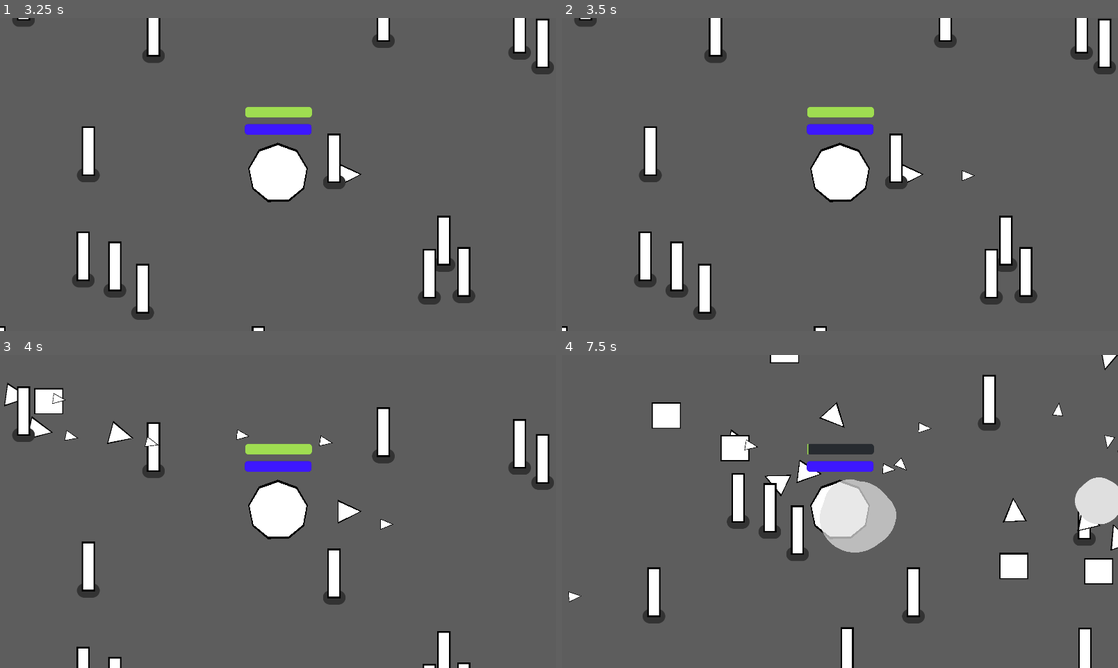
Above: before the commit, frames 1-4 (two rows, left to right).
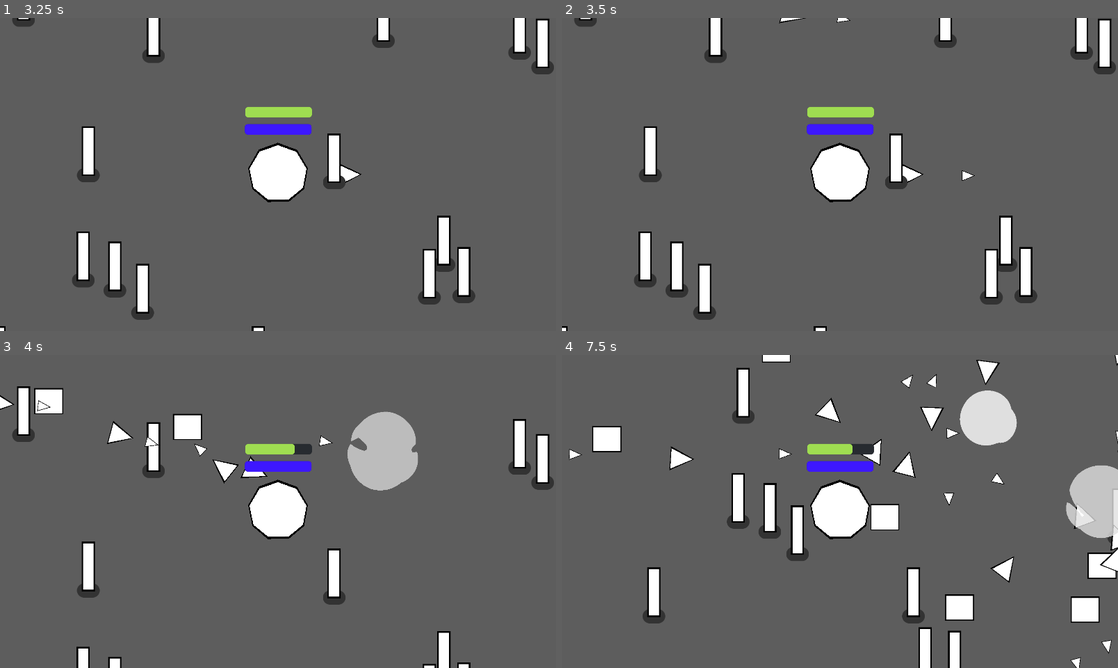
Above: after the commit, the same moments.

Repository: Alyosha-ctrl/foolJam2025
Game: Godot game, scene res://tower_survival.tscn
Two runs of this game, one before a commit and one after it. Both use one fixed random seed, a clock stepped at 60 frames per second and the inputs below.
Inputs:
- Up to frame 1 (3.25 s): hold D (move_right) 0.53-1.28 s; hold S (move_down) 1.28-2.03 s; hold D (move_right) 2.03-2.75 s; click "Restart" at 2.75 s
- Up to frame 2 (3.5 s): no input
- Up to frame 3 (4 s): hold W (move_up) from 3.53 s (still down)
- Up to frame 4 (7.5 s): release W (move_up) at 4.28 s; hold A (move_left) 4.28-5 s; click "Restart" at 5 s; hold A (move_left) 5.78-6.53 s; hold S (move_down) 6.53-7.28 s; hold D (move_right) from 7.28 s (still down)

Frame 1 is identical in both runs. In frame 2, less than 0.1% of the frame differs, in the area x 39-52%, y 0-2%; in frame 3, 3.9%; in frame 4, 12%, in the area x 1-100%, y 0-100%.

Commit message:
Git attributes and level up/stage up sounds and ui elements

Diff:
--- /dev/null
+++ b/music/audio_nodes/level_audio_node.tscn
@@ -0,0 +1,36 @@
+[gd_scene load_steps=8 format=3 uid="uid://i2p61tyn5ffy"]
+
+[ext_resource type="Script" uid="uid://31x6bfk1uoym" path="res://music/audio_scripts/level_audio_script.gd" id="1_gxs1o"]
+[ext_resource type="AudioStream" uid="uid://d11ai0n5glne3" path="res://music/audio_files/level_up/LV1.wav" id="2_wuvvv"]
+[ext_resource type="AudioStream" uid="uid://bmo2wwiqycpfo" path="res://music/audio_files/level_up/LV2.wav" id="3_a2lkh"]
+[ext_resource type="AudioStream" uid="uid://dq051gbqmdqjv" path="res://music/audio_files/level_up/LV3.wav" id="4_qgb0w"]
+[ext_resource type="AudioStream" uid="uid://bts5ajftqlkwk" path="res://music/audio_files/level_up/LV4.wav" id="5_ye2q2"]
+[ext_resource type="AudioStream" uid="uid://c0wwk3h1m86kq" path="res://music/audio_files/level_up/LV5.wav" id="6_vfdvu"]
+[ext_resource type="AudioStream" uid="uid://b7p2kn2dtd85i" path="res://music/audio_files/level_up/LV6.wav" id="7_qml7m"]
+
+[node name="LevelAudioNode" type="Node2D" node_paths=PackedStringArray("lv1", "lv2", "lv3", "lv4", "lv5", "lv6")]
+script = ExtResource("1_gxs1o")
+lv1 = NodePath("Lv1")
+lv2 = NodePath("Lv2")
+lv3 = NodePath("Lv3")
+lv4 = NodePath("Lv4")
+lv5 = NodePath("Lv5")
+lv6 = NodePath("Lv6")
+
+[node name="Lv1" type="AudioStreamPlayer" parent="."]
+stream = ExtResource("2_wuvvv")
+
+[node name="Lv2" type="AudioStreamPlayer" parent="."]
+stream = ExtResource("3_a2lkh")
+
+[node name="Lv3" type="AudioStreamPlayer" parent="."]
+stream = ExtResource("4_qgb0w")
+
+[node name="Lv4" type="AudioStreamPlayer" parent="."]
+stream = ExtResource("5_ye2q2")
+
+[node name="Lv5" type="AudioStreamPlayer" parent="."]
+stream = ExtResource("6_vfdvu")
+
+[node name="Lv6" type="AudioStreamPlayer" parent="."]
+stream = ExtResource("7_qml7m")
--- /dev/null
+++ b/music/audio_nodes/main_audio_node.tscn
@@ -0,0 +1,14 @@
+[gd_scene load_steps=4 format=3 uid="uid://cebkk3xvtraj4"]
+
+[ext_resource type="Script" uid="uid://dkqedk71gm3eb" path="res://music/audio_scripts/main_audio.gd" id="1_cv27k"]
+[ext_resource type="PackedScene" uid="uid://bi1mhpvm7exmh" path="res://music/audio_nodes/stage_audio_node.tscn" id="2_1xv6o"]
+[ext_resource type="PackedScene" uid="uid://i2p61tyn5ffy" path="res://music/audio_nodes/level_audio_node.tscn" id="2_wpnni"]
+
+[node name="MainAudioNode" type="Node2D" node_paths=PackedStringArray("level_node", "stage_node")]
+script = ExtResource("1_cv27k")
+level_node = NodePath("LevelAudioNode")
+stage_node = NodePath("StageAudioNode")
+
+[node name="StageAudioNode" parent="." instance=ExtResource("2_1xv6o")]
+
+[node name="LevelAudioNode" parent="." instance=ExtResource("2_wpnni")]
--- /dev/null
+++ b/music/audio_nodes/stage_audio_node.tscn
@@ -0,0 +1,11 @@
+[gd_scene load_steps=3 format=3 uid="uid://bi1mhpvm7exmh"]
+
+[ext_resource type="Script" uid="uid://bl338mndch6y6" path="res://music/audio_scripts/stage_audio_script.gd" id="1_b30tb"]
+[ext_resource type="AudioStream" uid="uid://bqbjx4m7eym5w" path="res://music/audio_files/stage_up/StageUp.wav" id="2_2qbkg"]
+
+[node name="StageAudioNode" type="Node2D" node_paths=PackedStringArray("stage_up")]
+script = ExtResource("1_b30tb")
+stage_up = NodePath("StageUp")
+
+[node name="StageUp" type="AudioStreamPlayer" parent="."]
+stream = ExtResource("2_2qbkg")
--- /dev/null
+++ b/music/audio_scripts/level_audio_script.gd
@@ -0,0 +1,25 @@
+class_name LevelAudioNode extends Node2D
+
+@export var lv1: AudioStreamPlayer
+@export var lv2: AudioStreamPlayer
+@export var lv3: AudioStreamPlayer
+@export var lv4: AudioStreamPlayer
+@export var lv5: AudioStreamPlayer
+@export var lv6: AudioStreamPlayer
+
+func play_level_up_sound(level_class: int) -> void:
+	match level_class:
+		0:
+			lv1.play()
+		1:
+			lv2.play()
+		2:
+			lv3.play()
+		3:
+			lv4.play()
+		4:
+			lv5.play()
+		5:
+			lv6.play()
+		_:
+			lv6.play()
--- /dev/null
+++ b/music/audio_scripts/main_audio.gd
@@ -0,0 +1,4 @@
+class_name PrimaryAudioNode extends Node2D
+
+@export var level_node: LevelAudioNode
+@export var stage_node: StageAudioNode
--- /dev/null
+++ b/music/audio_scripts/stage_audio_script.gd
@@ -0,0 +1,6 @@
+class_name StageAudioNode extends Node2D
+
+@export var stage_up: AudioStreamPlayer
+
+func play_stage_up_sound() -> void:
+	stage_up.play()
--- a/player.gd
+++ b/player.gd
@@ -1,4 +1,5 @@
 extends CharacterBody2D
+@export var lvl_up_screen: LevelUpScreen
 
 var actor_type : String = "player"
 
@@ -68,6 +69,8 @@
 		smoke.global_position = global_position
 		death.emit()
 
+		lvl_up_screen.process_mode = Node.PROCESS_MODE_DISABLED
+		get_tree().paused = true
 func multiply_stats(statMult):
 	strength*=statMult
 	grace*=statMult
@@ -95,10 +98,17 @@
 	%ProgressBar.value = 100*(health/max_health)
 
 func level_up():
+	lvl_up_screen.player_val_to_old_stats()
+
 	add_stats(stat_dist)
 	level += 1
 	if(level%10 == 0):
 		increase_stage()
+	else:
+		lvl_up_screen.show_lv_screen()
+
+	lvl_up_screen.player_val_to_new_stats()
+
 	print("Level Up")
 	print("Level: " + str(level))
 
@@ -106,4 +116,7 @@
 	multiply_stats((level/10) + 1)
 	#Multiplies the new stat distribution
 	stat_dist*=(level/10) + 1
+
+	lvl_up_screen.show_stage_screen()
+
 	print("Stage Increased")
--- a/tower_survival.gd
+++ b/tower_survival.gd
@@ -55,6 +55,8 @@
 
 func _on_restart_button_button_down() -> void:
 	%game_over_screen.visible = false
+	get_tree().paused = false
+	$level_up_screen.process_mode = Node.PROCESS_MODE_ALWAYS
 	get_tree().reload_current_scene()
 
 func _on_player_changed_speed() -> void:
--- a/tower_survival.tscn
+++ b/tower_survival.tscn
@@ -1,8 +1,11 @@
-[gd_scene load_steps=5 format=3 uid="uid://c4msthu2puely"]
+[gd_scene load_steps=8 format=3 uid="uid://c4msthu2puely"]
 
 [ext_resource type="PackedScene" uid="uid://jr86s26ll4l" path="res://player.tscn" id="1_bauih"]
 [ext_resource type="Script" uid="uid://bs6xgcq4r3cwj" path="res://tower_survival.gd" id="1_wghd7"]
+[ext_resource type="PackedScene" uid="uid://bs0ndmavguhjt" path="res://ui/level_up_ui/level_up_screen.tscn" id="2_od0vt"]
+[ext_resource type="PackedScene" uid="uid://cebkk3xvtraj4" path="res://music/audio_nodes/main_audio_node.tscn" id="2_on220"]
 [ext_resource type="PackedScene" uid="uid://dgt6u56l0ew47" path="res://pillar.tscn" id="2_qe1ew"]
+[ext_resource type="PackedScene" uid="uid://c77e14ah7wv7x" path="res://ui/stage_up_ui/stage_up_screen.tscn" id="5_tqqor"]
 
 [sub_resource type="Curve2D" id="Curve2D_od0vt"]
 _data = {
@@ -13,6 +16,8 @@
 [node name="Game" type="Node2D"]
 y_sort_enabled = true
 script = ExtResource("1_wghd7")
+
+[node name="MainAudioNode" parent="." instance=ExtResource("2_on220")]
 
 [node name="CanvasLayer" type="CanvasLayer" parent="."]
 layer = -1
@@ -24,9 +29,10 @@
 offset_bottom = 1085.0
 color = Color(0.366595, 0.366595, 0.366595, 1)
 
-[node name="Player" parent="." instance=ExtResource("1_bauih")]
+[node name="Player" parent="." node_paths=PackedStringArray("lvl_up_screen") instance=ExtResource("1_bauih")]
 unique_name_in_owner = true
 position = Vector2(830, 519)
+lvl_up_screen = NodePath("../level_up_screen/LevelUpScreen")
 
 [node name="Path2D" type="Path2D" parent="Player"]
 unique_name_in_owner = true
@@ -97,8 +103,23 @@
 wait_time = 0.25
 autostart = true
 
+[node name="stage_up_screen" type="CanvasLayer" parent="."]
+
+[node name="StageUpScreen" parent="stage_up_screen" node_paths=PackedStringArray("primary_audio_node") instance=ExtResource("5_tqqor")]
+visible = false
+primary_audio_node = NodePath("../../MainAudioNode")
+
+[node name="level_up_screen" type="CanvasLayer" parent="."]
+
+[node name="LevelUpScreen" parent="level_up_screen" node_paths=PackedStringArray("player", "primary_audio_node") instance=ExtResource("2_od0vt")]
+visible = false
+player = NodePath("../../Player")
+primary_audio_node = NodePath("../../MainAudioNode")
+
 [node name="game_over_screen" type="CanvasLayer" parent="."]
 unique_name_in_owner = true
+process_mode = 3
+process_priority = 1
 visible = false
 
 [node name="ColorRect" type="ColorRect" parent="game_over_screen"]
--- /dev/null
+++ b/ui/level_up_ui/level_up_screen.gd
@@ -0,0 +1,142 @@
+class_name LevelUpScreen extends Control
+
+@export var player: CharacterBody2D
+@export var primary_audio_node: PrimaryAudioNode
+@export var stage_up_container: VBoxContainer
+@export var stage_up_screen: StageUpScreen
+
+@export var lv_old_label: Label
+@export var lv_new_label: Label
+@export var str_old_label: Label
+@export var str_new_label: Label
+@export var gra_old_label: Label
+@export var gra_new_label: Label
+@export var pow_old_label: Label
+@export var pow_new_label: Label
+@export var con_old_label: Label
+@export var con_new_label: Label
+@export var def_old_label: Label
+@export var def_new_label: Label
+@export var hp_old_label: Label
+@export var hp_new_label: Label
+@export var qi_old_label: Label
+@export var qi_new_label: Label
+
+var level: int:
+	set(new_value):
+		level = new_value
+		lv_old_label.text = (str(level) + " -> ")
+var strength: float:
+	set(new_value):
+		strength = new_value
+		str_old_label.text = (str(strength) + " -> ")
+var grace: float:
+	set(new_value):
+		grace = new_value
+		gra_old_label.text = (str(grace) + " -> ")
+var power: float:
+	set(new_value):
+		power = new_value
+		pow_old_label.text = (str(power) + " -> ")
+var control: float:
+	set(new_value):
+		control = new_value
+		con_old_label.text = (str(control) + " -> ")
+var defense: float:
+	set(new_value):
+		defense = new_value
+		def_old_label.text = (str(defense) + " -> ")
+var max_health: float:
+	set(new_value):
+		max_health = new_value
+		hp_old_label.text = (str(max_health) + " -> ")
+var max_qi: float:
+	set(new_value):
+		max_qi = new_value
+		qi_old_label.text = (str(max_qi) + " -> ")
+var new_level: int:
+	set(new_value):
+		new_level = new_value
+		lv_new_label.text = (str(new_level))
+var new_strength: float:
+	set(new_value):
+		new_strength = new_value
+		str_new_label.text = (str(new_strength))
+var new_grace: float:
+	set(new_value):
+		new_grace = new_value
+		gra_new_label.text = (str(new_grace))
+var new_power: float:
+	set(new_value):
+		new_power = new_value
+		pow_new_label.text = (str(new_power))
+var new_control: float:
+	set(new_value):
+		new_control = new_value
+		con_new_label.text = (str(new_control))
+var new_defense: float:
+	set(new_value):
+		new_defense = new_value
+		def_new_label.text = (str(new_defense))
+var new_max_health: float:
+	set(new_value):
+		new_max_health = new_value
+		hp_new_label.text = (str(new_max_health))
+var new_max_qi: float:
+	set(new_value):
+		new_max_qi = new_value
+		qi_new_label.text = (str(new_max_qi))
+
+
+
+func _ready() -> void:
+	hide_lv_screen()
+	self_modulate.a = 0
+
+
+func player_val_to_new_stats() -> void:
+	if(player.actor_type == "player"):
+		new_level = player.level
+		new_strength = player.strength
+		new_grace = player.grace
+		new_power = player.power
+		new_control = player.control
+		new_defense = player.defense
+		new_max_health = player.max_health
+		new_max_qi = player.max_qi
+
+func player_val_to_old_stats() -> void:
+	if(player.actor_type == "player"):
+		level = player.level
+		strength = player.strength
+		grace = player.grace
+		power = player.power
+		control = player.control
+		defense = player.defense
+		max_health = player.max_health
+		max_qi = player.max_qi
+
+func play_level_up_audio() -> void:
+	primary_audio_node.level_node.play_level_up_sound(floor(float(player.level)/10))
+
+func hide_lv_screen() -> void:
+	self.visible = false
+	get_tree().paused = false
+
+func show_lv_screen() -> void:
+	self.process_mode = Node.PROCESS_MODE_ALWAYS
+	self.visible = true
+	stage_up_container.visible = false
+	get_tree().paused = true
+	play_level_up_audio()
+
+func show_stage_screen() -> void:
+	self.process_mode = Node.PROCESS_MODE_ALWAYS
+	self.visible = true
+	stage_up_container.visible = true
+	stage_up_screen.increment_stage()
+	get_tree().paused = true
+	primary_audio_node.stage_node.play_stage_up_sound()
+
+func _on_continue_button_pressed() -> void:
+	hide_lv_screen()
--- /dev/null
+++ b/ui/level_up_ui/level_up_screen.tscn
@@ -0,0 +1,241 @@
+[gd_scene load_steps=3 format=3 uid="uid://bs0ndmavguhjt"]
+
+[ext_resource type="Script" uid="uid://bhahthbrxvo8b" path="res://ui/level_up_ui/level_up_screen.gd" id="1_nsbu3"]
+[ext_resource type="PackedScene" uid="uid://c77e14ah7wv7x" path="res://ui/stage_up_ui/stage_up_screen.tscn" id="2_7l22l"]
+
+[node name="LevelUpScreen" type="Control" node_paths=PackedStringArray("stage_up_container", "stage_up_screen", "lv_old_label", "lv_new_label", "str_old_label", "str_new_label", "gra_old_label", "gra_new_label", "pow_old_label", "pow_new_label", "con_old_label", "con_new_label", "def_old_label", "def_new_label", "hp_old_label", "hp_new_label", "qi_old_label", "qi_new_label")]
+process_mode = 3
+layout_mode = 3
+anchors_preset = 15
+anchor_right = 1.0
+anchor_bottom = 1.0
+grow_horizontal = 2
+grow_vertical = 2
+script = ExtResource("1_nsbu3")
+stage_up_container = NodePath("Panel/VBoxContainer/HBoxContainer/StageUpContainer")
+stage_up_screen = NodePath("Panel/VBoxContainer/HBoxContainer/StageUpContainer/StageUpScreen")
+lv_old_label = NodePath("Panel/VBoxContainer/HBoxContainer/VBoxContainer/HBoxContainer/OldLV")
+lv_new_label = NodePath("Panel/VBoxContainer/HBoxContainer/VBoxContainer/HBoxContainer/NewLV")
+str_old_label = NodePath("Panel/VBoxContainer/HBoxContainer/VBoxContainer/STRHBox/StrengthOld")
+str_new_label = NodePath("Panel/VBoxContainer/HBoxContainer/VBoxContainer/STRHBox/StrengthNew")
+gra_old_label = NodePath("Panel/VBoxContainer/HBoxContainer/VBoxContainer/GRAHBox/GraceOld")
+gra_new_label = NodePath("Panel/VBoxContainer/HBoxContainer/VBoxContainer/GRAHBox/GraceNew")
+pow_old_label = NodePath("Panel/VBoxContainer/HBoxContainer/VBoxContainer/POWHBox/PowerOld")
+pow_new_label = NodePath("Panel/VBoxContainer/HBoxContainer/VBoxContainer/POWHBox/PowerNew")
+con_old_label = NodePath("Panel/VBoxContainer/HBoxContainer/VBoxContainer/CONHBox/ControlOld")
+con_new_label = NodePath("Panel/VBoxContainer/HBoxContainer/VBoxContainer/CONHBox/ControlNew")
+def_old_label = NodePath("Panel/VBoxContainer/HBoxContainer/VBoxContainer/DEFHBox/DefenseOld")
+def_new_label = NodePath("Panel/VBoxContainer/HBoxContainer/VBoxContainer/DEFHBox/DefenseNew")
+hp_old_label = NodePath("Panel/VBoxContainer/HBoxContainer/VBoxContainer/HPHbox/HPOld")
+hp_new_label = NodePath("Panel/VBoxContainer/HBoxContainer/VBoxContainer/HPHbox/HPNew")
+qi_old_label = NodePath("Panel/VBoxContainer/HBoxContainer/VBoxContainer/QIHbox/QiOld")
+qi_new_label = NodePath("Panel/VBoxContainer/HBoxContainer/VBoxContainer/QIHbox/QiNew")
+
+[node name="Panel" type="Panel" parent="."]
+layout_mode = 1
+anchors_preset = 15
+anchor_right = 1.0
+anchor_bottom = 1.0
+grow_horizontal = 2
+grow_vertical = 2
+
+[node name="VBoxContainer" type="VBoxContainer" parent="Panel"]
+layout_mode = 1
+anchors_preset = 15
+anchor_right = 1.0
+anchor_bottom = 1.0
+grow_horizontal = 2
+grow_vertical = 2
+
+[node name="HBoxContainer" type="HBoxContainer" parent="Panel/VBoxContainer"]
+layout_mode = 2
+size_flags_vertical = 3
+alignment = 1
+
+[node name="VBoxContainer" type="VBoxContainer" parent="Panel/VBoxContainer/HBoxContainer"]
+layout_mode = 2
+size_flags_horizontal = 3
+
+[node name="LVHBox" type="HBoxContainer" parent="Panel/VBoxContainer/HBoxContainer/VBoxContainer"]
+layout_mode = 2
+size_flags_vertical = 3
+alignment = 1
+
+[node name="Label" type="Label" parent="Panel/VBoxContainer/HBoxContainer/VBoxContainer/LVHBox"]
+layout_mode = 2
+theme_override_font_sizes/font_size = 75
+text = "Level Up!"
+
+[node name="HBoxContainer" type="HBoxContainer" parent="Panel/VBoxContainer/HBoxContainer/VBoxContainer"]
+layout_mode = 2
+alignment = 1
+
+[node name="OldLV" type="Label" parent="Panel/VBoxContainer/HBoxContainer/VBoxContainer/HBoxContainer"]
+layout_mode = 2
+theme_override_font_sizes/font_size = 60
+text = "LV1 -> "
+
+[node name="NewLV" type="Label" parent="Panel/VBoxContainer/HBoxContainer/VBoxContainer/HBoxContainer"]
+layout_mode = 2
+theme_override_font_sizes/font_size = 60
+text = "LV2"
+
+[node name="STRHBox" type="HBoxContainer" parent="Panel/VBoxContainer/HBoxContainer/VBoxContainer"]
+layout_mode = 2
+size_flags_vertical = 3
+alignment = 1
+
+[node name="Strength" type="Label" parent="Panel/VBoxContainer/HBoxContainer/VBoxContainer/STRHBox"]
+layout_mode = 2
+theme_override_font_sizes/font_size = 60
+text = "Strength: "
+
+[node name="StrengthOld" type="Label" parent="Panel/VBoxContainer/HBoxContainer/VBoxContainer/STRHBox"]
+layout_mode = 2
+theme_override_font_sizes/font_size = 60
+text = "10 -> "
+
+[node name="StrengthNew" type="Label" parent="Panel/VBoxContainer/HBoxContainer/VBoxContainer/STRHBox"]
+layout_mode = 2
+theme_override_font_sizes/font_size = 60
+text = "10"
+
+[node name="GRAHBox" type="HBoxContainer" parent="Panel/VBoxContainer/HBoxContainer/VBoxContainer"]
+layout_mode = 2
+size_flags_vertical = 3
+alignment = 1
+
+[node name="Grace" type="Label" parent="Panel/VBoxContainer/HBoxContainer/VBoxContainer/GRAHBox"]
+layout_mode = 2
+theme_override_font_sizes/font_size = 60
+text = "Grace: "
+
+[node name="GraceOld" type="Label" parent="Panel/VBoxContainer/HBoxContainer/VBoxContainer/GRAHBox"]
+layout_mode = 2
+theme_override_font_sizes/font_size = 60
+text = "10 -> "
+
+[node name="GraceNew" type="Label" parent="Panel/VBoxContainer/HBoxContainer/VBoxContainer/GRAHBox"]
+layout_mode = 2
+theme_override_font_sizes/font_size = 60
+text = "10"
+
+[node name="POWHBox" type="HBoxContainer" parent="Panel/VBoxContainer/HBoxContainer/VBoxContainer"]
+layout_mode = 2
+size_flags_vertical = 3
+alignment = 1
+
+[node name="Power" type="Label" parent="Panel/VBoxContainer/HBoxContainer/VBoxContainer/POWHBox"]
+layout_mode = 2
+theme_override_font_sizes/font_size = 60
+text = "Power:  "
+
+[node name="PowerOld" type="Label" parent="Panel/VBoxContainer/HBoxContainer/VBoxContainer/POWHBox"]
+layout_mode = 2
+theme_override_font_sizes/font_size = 60
+text = "10 -> "
+
+[node name="PowerNew" type="Label" parent="Panel/VBoxContainer/HBoxContainer/VBoxContainer/POWHBox"]
+layout_mode = 2
+theme_override_font_sizes/font_size = 60
+text = "10"
+
+[node name="CONHBox" type="HBoxContainer" parent="Panel/VBoxContainer/HBoxContainer/VBoxContainer"]
+layout_mode = 2
+size_flags_vertical = 3
+alignment = 1
+
+[node name="Control" type="Label" parent="Panel/VBoxContainer/HBoxContainer/VBoxContainer/CONHBox"]
+layout_mode = 2
+theme_override_font_sizes/font_size = 60
+text = "Control:  "
+
+[node name="ControlOld" type="Label" parent="Panel/VBoxContainer/HBoxContainer/VBoxContainer/CONHBox"]
+layout_mode = 2
+theme_override_font_sizes/font_size = 60
+text = "10 -> "
+
+[node name="ControlNew" type="Label" parent="Panel/VBoxContainer/HBoxContainer/VBoxContainer/CONHBox"]
+layout_mode = 2
+theme_override_font_sizes/font_size = 60
+text = "10"
+
+[node name="DEFHBox" type="HBoxContainer" parent="Panel/VBoxContainer/HBoxContainer/VBoxContainer"]
+layout_mode = 2
+size_flags_vertical = 3
+alignment = 1
+
+[node name="Defense" type="Label" parent="Panel/VBoxContainer/HBoxContainer/VBoxContainer/DEFHBox"]
+layout_mode = 2
+theme_override_font_sizes/font_size = 60
+text = "Defense: "
+
+[node name="DefenseOld" type="Label" parent="Panel/VBoxContainer/HBoxContainer/VBoxContainer/DEFHBox"]
+layout_mode = 2
+theme_override_font_sizes/font_size = 60
+text = "10 -> "
+
+[node name="DefenseNew" type="Label" parent="Panel/VBoxContainer/HBoxContainer/VBoxContainer/DEFHBox"]
+layout_mode = 2
+theme_override_font_sizes/font_size = 60
+text = "10"
+
+[node name="HPHbox" type="HBoxContainer" parent="Panel/VBoxContainer/HBoxContainer/VBoxContainer"]
+layout_mode = 2
+size_flags_vertical = 3
+alignment = 1
+
+[node name="HP" type="Label" parent="Panel/VBoxContainer/HBoxContainer/VBoxContainer/HPHbox"]
+layout_mode = 2
+theme_override_font_sizes/font_size = 60
+text = "Health:  "
+
+[node name="HPOld" type="Label" parent="Panel/VBoxContainer/HBoxContainer/VBoxContainer/HPHbox"]
+layout_mode = 2
+theme_override_font_sizes/font_size = 60
+text = "10 -> "
+
+[node name="HPNew" type="Label" parent="Panel/VBoxContainer/HBoxContainer/VBoxContainer/HPHbox"]
+layout_mode = 2
+theme_override_font_sizes/font_size = 60
+text = "10"
+
+[node name="QIHbox" type="HBoxContainer" parent="Panel/VBoxContainer/HBoxContainer/VBoxContainer"]
+layout_mode = 2
+size_flags_vertical = 3
+alignment = 1
+
+[node name="Qi" type="Label" parent="Panel/VBoxContainer/HBoxContainer/VBoxContainer/QIHbox"]
+layout_mode = 2
+theme_override_font_sizes/font_size = 60
+text = "Qi: "
+
+[node name="QiOld" type="Label" parent="Panel/VBoxContainer/HBoxContainer/VBoxContainer/QIHbox"]
+layout_mode = 2
+theme_override_font_sizes/font_size = 60
+text = "10 -> "
+
+[node name="QiNew" type="Label" parent="Panel/VBoxContainer/HBoxContainer/VBoxContainer/QIHbox"]
+layout_mode = 2
+theme_override_font_sizes/font_size = 60
+text = "10"
+
+[node name="StageUpContainer" type="VBoxContainer" parent="Panel/VBoxContainer/HBoxContainer"]
+visible = false
+layout_mode = 2
+size_flags_horizontal = 3
+alignment = 2
+
+[node name="StageUpScreen" parent="Panel/VBoxContainer/HBoxContainer/StageUpContainer" instance=ExtResource("2_7l22l")]
+layout_mode = 2
+
+[node name="MarginContainer" type="MarginContainer" parent="Panel/VBoxContainer"]
+layout_mode = 2
+theme_override_constants/margin_bottom = 35
+
+[node name="ContinueButton" type="Button" parent="Panel/VBoxContainer/MarginContainer"]
+layout_mode = 2
+theme_override_font_sizes/font_size = 75
+text = "Continue"
+
+[connection signal="pressed" from="Panel/VBoxContainer/MarginContainer/ContinueButton" to="." method="_on_continue_button_pressed"]
--- /dev/null
+++ b/ui/stage_up_ui/stage_up_screen.gd
@@ -0,0 +1,36 @@
+class_name StageUpScreen extends Control
+
+@export var primary_audio_node: PrimaryAudioNode
+@export var old_stage_label: Label
+@export var new_stage_label: Label
+
+
+var old_stage_int: int = 0:
+	set(new_value):
+		old_stage_int = new_value
+		old_stage_label.text = (str(old_stage_int) + " -> ")
+var new_stage_int: int = 1:
+	set(new_value):
+		new_stage_int=new_value
+		new_stage_label.text = str(new_stage_int)
+
+
+func increment_stage() -> void:
+	old_stage_int += 1
+	new_stage_int += 1
+
+func show_stage_screen() -> void:
+	self.process_mode = Node.PROCESS_MODE_ALWAYS
+	self.visible = true
+	get_tree().paused = true
+
+func hide_stage_screen() -> void:
+	self.process_mode = Node.PROCESS_MODE_DISABLED
+	self.visible = false
+	get_tree().paused = false
+
+func play_stage_up_audio() -> void:
+	primary_audio_node.stage_node.play_stage_up_sound()
+
+func _on_continue_button_pressed() -> void:
+	hide_stage_screen()
--- /dev/null
+++ b/ui/stage_up_ui/stage_up_screen.tscn
@@ -0,0 +1,66 @@
+[gd_scene load_steps=2 format=3 uid="uid://c77e14ah7wv7x"]
+
+[ext_resource type="Script" uid="uid://crx7sfpg6bjr" path="res://ui/stage_up_ui/stage_up_screen.gd" id="1_3goqk"]
+
+[node name="StageUpScreen" type="Control" node_paths=PackedStringArray("old_stage_label", "new_stage_label")]
+layout_mode = 3
+anchors_preset = 0
+size_flags_horizontal = 3
+size_flags_vertical = 3
+script = ExtResource("1_3goqk")
+old_stage_label = NodePath("VBoxContainer/MarginContainer/HBoxContainer2/Old")
+new_stage_label = NodePath("VBoxContainer/MarginContainer/HBoxContainer2/New")
+
+[node name="VBoxContainer" type="VBoxContainer" parent="."]
+layout_mode = 1
+anchors_preset = 8
+anchor_left = 0.5
+anchor_top = 0.5
+anchor_right = 0.5
+anchor_bottom = 0.5
+offset_left = -228.0
+offset_top = -196.5
+offset_right = 228.0
+offset_bottom = 196.5
+grow_horizontal = 2
+grow_vertical = 2
+
+[node name="HBoxContainer" type="HBoxContainer" parent="VBoxContainer"]
+layout_mode = 2
+alignment = 1
+
+[node name="Label" type="Label" parent="VBoxContainer/HBoxContainer"]
+layout_mode = 2
+theme_override_font_sizes/font_size = 100
+text = "Stage Up!"
+
+[node name="MarginContainer" type="MarginContainer" parent="VBoxContainer"]
+layout_mode = 2
+
+[node name="HBoxContainer2" type="HBoxContainer" parent="VBoxContainer/MarginContainer"]
+layout_mode = 2
+alignment = 1
+
+[node name="Old" type="Label" parent="VBoxContainer/MarginContainer/HBoxContainer2"]
+layout_mode = 2
+theme_override_font_sizes/font_size = 100
+text = "1 -> "
+
+[node name="New" type="Label" parent="VBoxContainer/MarginContainer/HBoxContainer2"]
+layout_mode = 2
+theme_override_font_sizes/font_size = 100
+text = "2"
+
+[node name="HBoxContainer3" type="HBoxContainer" parent="VBoxContainer"]
+visible = false
+layout_mode = 2
+size_flags_vertical = 3
+alignment = 1
+
+[node name="ContinueButton" type="Button" parent="VBoxContainer/HBoxContainer3"]
+layout_mode = 2
+size_flags_vertical = 4
+theme_override_font_sizes/font_size = 75
+text = "Continue"
+
+[connection signal="pressed" from="VBoxContainer/HBoxContainer3/ContinueButton" to="." method="_on_continue_button_pressed"]
Not shown, removed: music/LV1.wav.import
Not shown, removed: music/LV2.wav.import
Not shown, removed: music/LV3.wav.import
Not shown, removed: music/LV4.wav.import
Not shown, removed: music/LV5.wav.import
Not shown, removed: music/LV6.wav.import
Not shown, added: music/audio_files/level_up/LV1.wav.import
Not shown, added: music/audio_files/level_up/LV2.wav.import
Not shown, added: music/audio_files/level_up/LV3.wav.import
Not shown, added: music/audio_files/level_up/LV4.wav.import
Not shown, added: music/audio_files/level_up/LV5.wav.import
Not shown, added: music/audio_files/level_up/LV6.wav.import
(and 19 more such lines)
